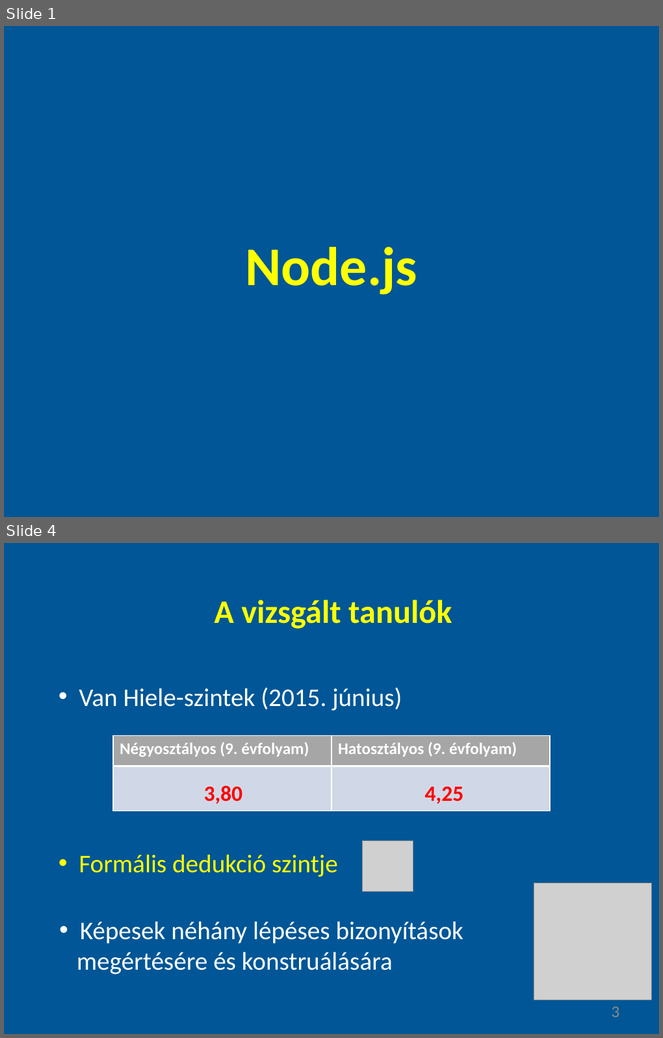
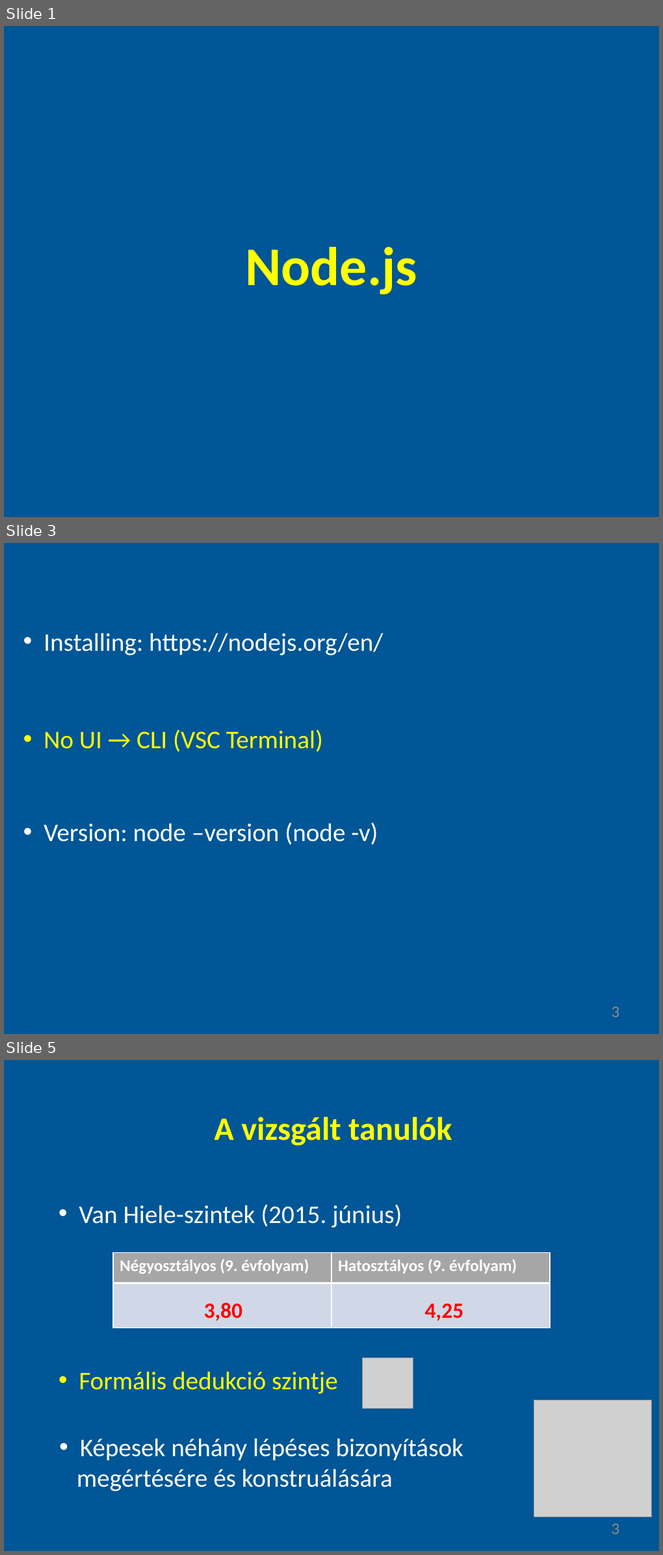
Before and after one commit to gyoryakos/presentations, a slide deck: nodejs.pptx. Shown one above the other, each under a label of ours: slides 1 and 4 before the commit, slides 1, 3 and 5 after it; the slides between them are not shown. The pictures are 663x1038 and 663x1555 pixels, drawn with LibreOffice and Linux fonts; fonts in the diff are those of the drawing; grey boxes stand for pictures. Boxes give left, top, right and bottom in pixels: in the first picture for what was removed or moved away, otherwise in the second. Text is boxed around its words. In the diff, an @@ line names an element or a change of style, - is before the commit and + after.

Commit message:
add slide 3

```diff
--- a/nodejs.pptx
+++ b/nodejs.pptx
@@ slide 3 added at bbox=[4, 543, 659, 1034], background #005696 @@
@@ text added at bbox=[44, 633, 383, 655], 28 pt, text #FFFFFF @@
+• Installing: https://nodejs.org/en/
@@ text added at bbox=[44, 730, 323, 752], 28 pt, text #FFFF00 @@
+• No UI → CLI (VSC Terminal)
@@ text added at bbox=[44, 823, 378, 845], 28 pt, text #FFFFFF @@
+• Version: node –version (node -v)
@@ page number added at bbox=[612, 1006, 620, 1017], 18 pt, text #8C8C8C @@
+3
@@ what was slide 4 is now slide 5 @@
```
Also in this commit, not shown: 2 slides changed.
